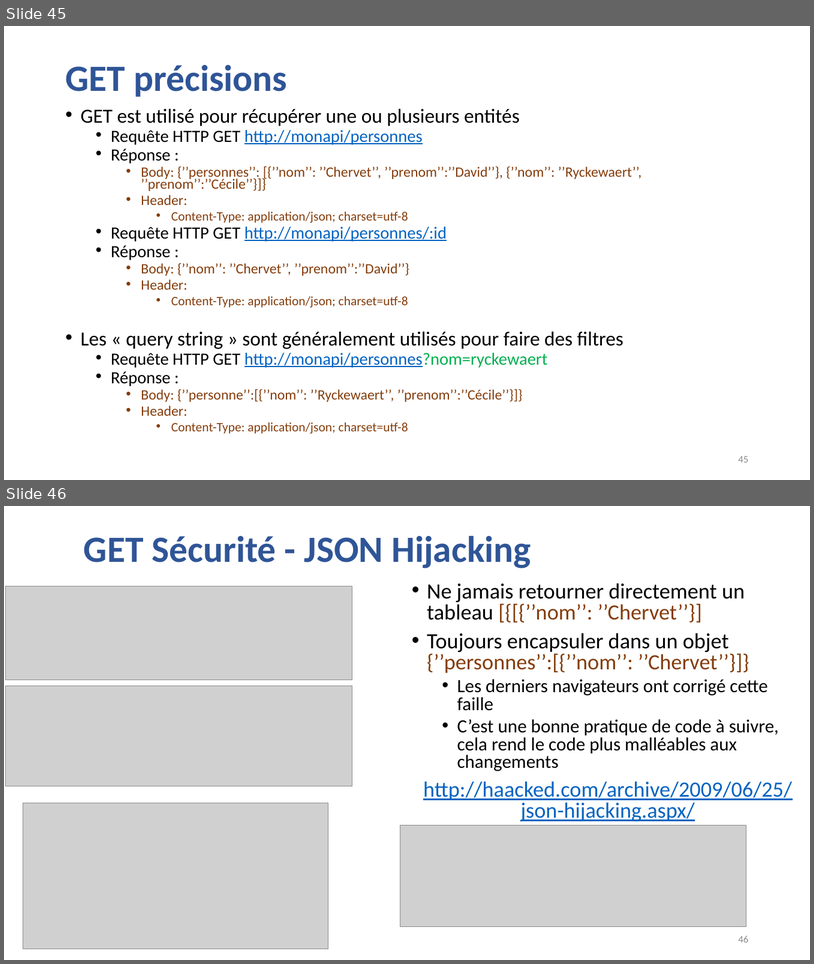
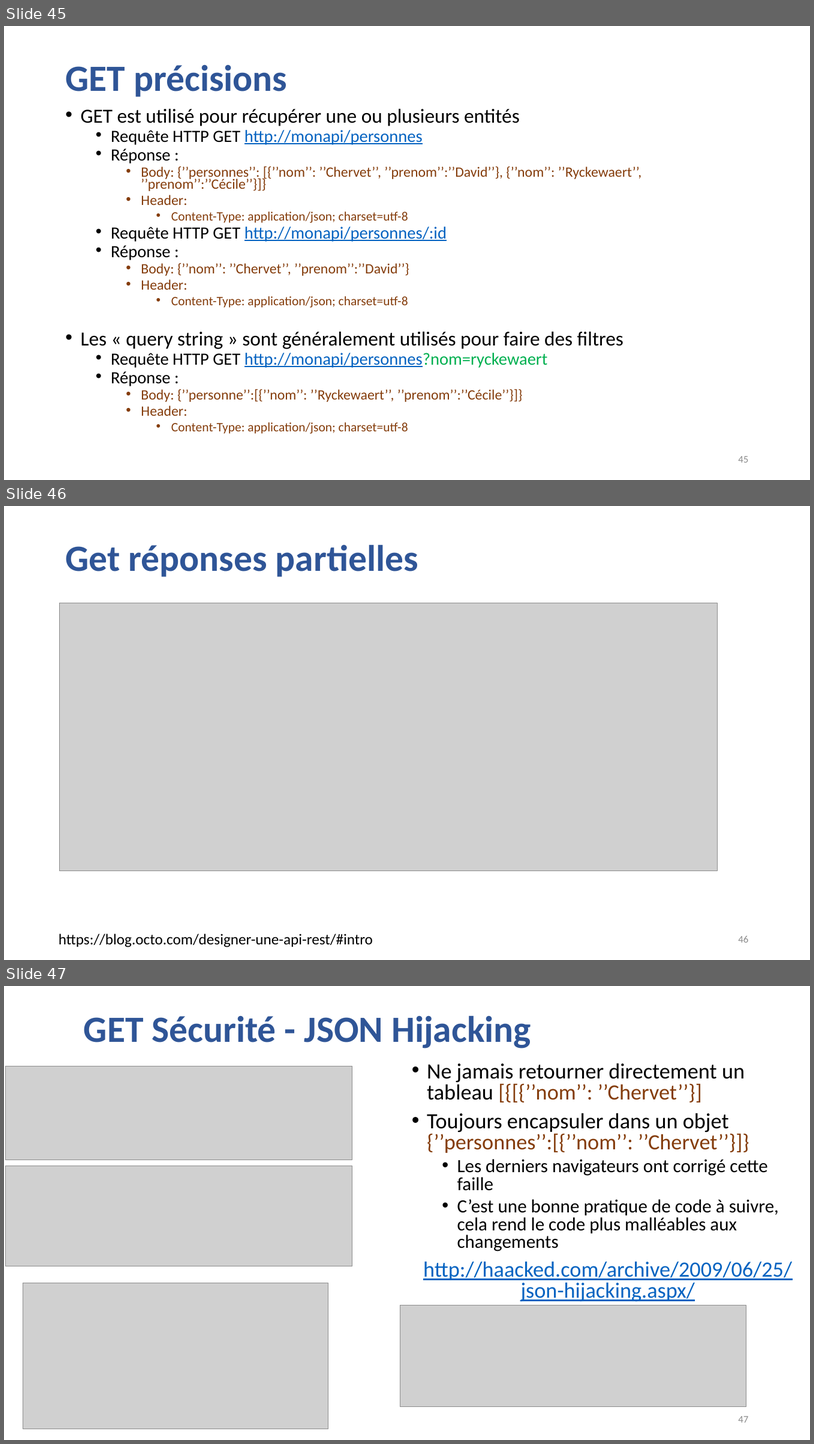
Before and after one commit to guillaumechervet/course.rest, a slide deck: documentations/3 - Web Services partie REST.pptx. Shown one above the other, each under a label of ours: slides 45 and 46 before the commit, slides 45, 46 and 47 after it. The pictures are 814x964 and 814x1444 pixels, drawn with LibreOffice and Linux fonts; fonts in the diff are those of the drawing; grey boxes stand for pictures. Boxes give left, top, right and bottom in pixels: in the first picture for what was removed or moved away, otherwise in the second. Text is boxed around its words. In the diff, an @@ line names an element or a change of style, - is before the commit and + after.

```diff
--- a/documentations/3 - Web Services partie REST.pptx
+++ b/documentations/3 - Web Services partie REST.pptx
@@ slide 46 added at [4,506,810,960], background #FFFFFF @@
@@ title added at [65,544,419,577], 44 pt, text #2F5597, bold @@
+Get réponses partielles
@@ picture added at [60,603,719,871] @@
@@ text added at [59,933,373,947], 18 pt, text #000000 @@
+https://blog.octo.com/designer-une-api-rest/#intro
@@ page number added at [738,936,749,942], 12 pt, text #8C8C8C @@
+46
@@ what was slide 46 is now slide 47 @@
@@ page number at [738,1416,749,1422]: text changed @@
-46
+47
```
Also in this commit, not shown: 10 slides changed, 2 other files.
